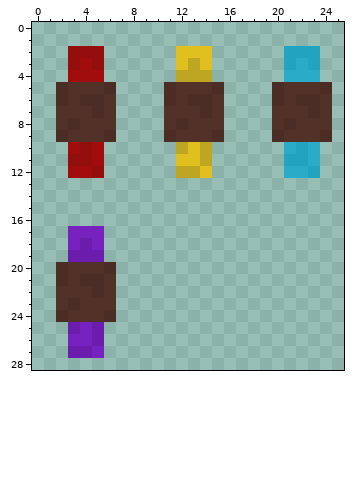
One commit to this pixel-art sprite: images/playerbodyupper-sheet0.png. The picture above was drawn from the file before the commit.
The file is 32x32 pixels. Colours within 5 levels of each other are drawn and written as one. Shown: x 0..25, y 0..28.
After the commit:
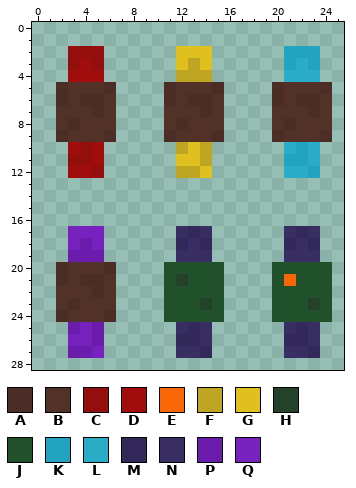
Palette (. is transparent): A #4b2d25  B #513128  C #940e0e  D #a10d0d  E #f96605  F #bfa622  G #dfc01f  H #234229  J #21512b  K #22a3bf  L #2aabc7  M #32295a  N #382e63  P #6b1cac  Q #7722bf
From old to new:
There is now colour E in row 21 at x 21.
There is now colour H in row 21 at x 12; in row 23 at x 14 and 23.
There is now colour J in row 20 at x 11 to 15 and 20 to 24; in row 21 at x 11, 13 to 15, 20 and 22 to 24; in row 22 at x 11 to 15 and 20 to 24; in row 23 at x 11 to 13, 15, 20 to 22 and 24; in row 24 at x 11 to 15 and 20 to 24.
There is now colour M in row 17 at x 13 and 22; in row 18 at x 12, 14, 21 and 23; in row 25 at x 13 and 22; in row 26 at x 12 to 13 and 21 to 22; in row 27 at x 14 and 23.
There is now colour N in row 17 at x 12, 14, 21 and 23; in row 18 at x 13 and 22; in row 19 at x 12 to 14 and 21 to 23; in row 25 at x 12, 14, 21 and 23; in row 26 at x 14 and 23; in row 27 at x 12 to 13 and 21 to 22.
